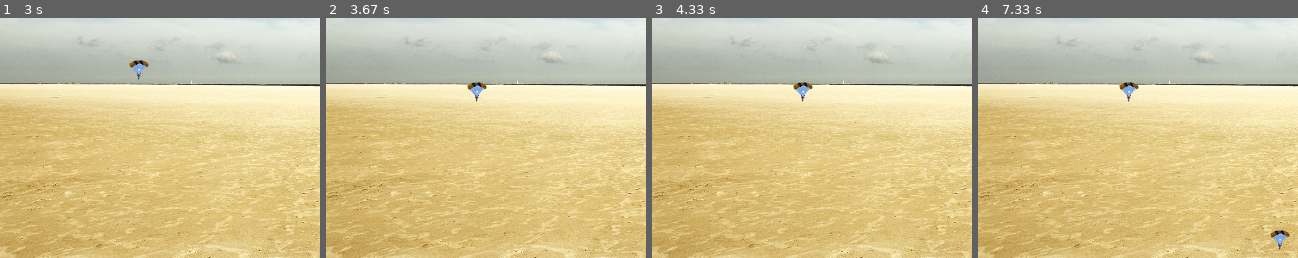
Above: before the commit, frames 1-4 (left to right).
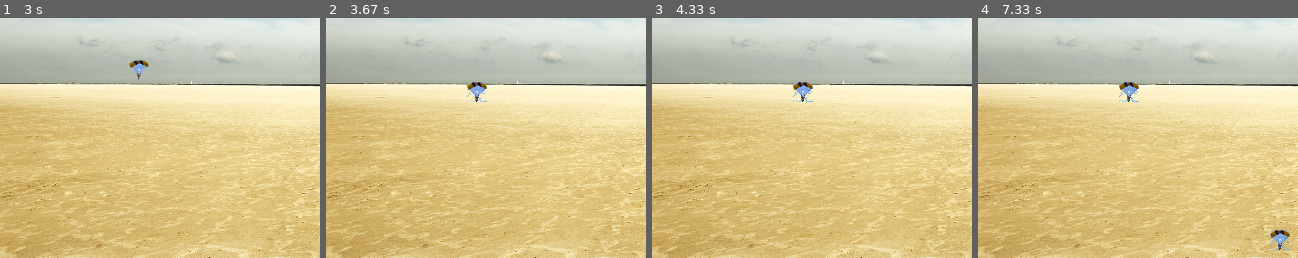
Above: after the commit, the same moments.

Repository: rodrigodub/Output
Game: pygame game, started from ProgramacaoDeJogos/Input04PJ04_c.py
Same seed, same stepped clock (60 frames per second), same inputs: the game is played once before the commit and once after it.
Inputs:
- Up to frame 1 (3 s): tap Space at 0.33 s; hold Right 0.67-1.13 s; hold Up 1.17-1.47 s; hold Right 1.5-1.97 s; hold Left 2-2.53 s; hold Down 2.57-2.87 s; hold Left from 2.9 s (still down)
- Up to frame 2 (3.67 s): release Left at 3.3 s; hold Up from 3.33 s (still down)
- Up to frame 3 (4.33 s): release Up at 3.7 s; hold Right from 3.73 s (still down)
- Up to frame 4 (7.33 s): release Right at 4.37 s; hold Down 4.4-4.77 s; hold Left 4.8-5.27 s; hold Right 5.3-5.77 s; hold Up 5.8-6.1 s; hold Right 6.13-6.6 s; tap Space at 6.2, 6.5, 6.7, 7, 7.27 s; hold Left 6.63-7.17 s; hold Down from 7.2 s (still down)
The pictures show only the part of the screen within x 30-80%, y 36-86%; the shares and areas given below are measured in that part.

Frame 1 is identical in both runs. In frame 2, less than 0.1% of the frame differs, in the area x 44-51%, y 26-35%; in frame 3, 0.1%; in frame 4, 0.3%, in the area x 44-98%, y 26-97%.

Commit message:
PJ4: redrawing all paratroopers
# v2.085
# 20171231

Diff:
--- a/ProgramacaoDeJogos/Input04PJ04_c.py
+++ b/ProgramacaoDeJogos/Input04PJ04_c.py
@@ -6,8 +6,8 @@
 # Usage:
 # > python3 Input04PJ04_c.py
 #
-# v2.084
-# 20171230
+# v2.085
+# 20171231
 #################################################
 __author__ = 'Rodrigo Nobrega'
 
@@ -165,8 +165,8 @@
         tnk.move()
         # move paratrooper
         prt.platoon[-1].move()
-        # blit paratrooper in new position
-        scr.area.blit(prt.platoon[-1].image, prt.platoon[-1].pos)
+        # blit paratroopers in new position
+        [scr.area.blit(i.image, i.pos) for i in prt.platoon]
         # blit tank in new position
         scr.area.blit(tnk.image, tnk.pos)
         # refresh display
@@ -175,7 +175,7 @@
 
 # main routine
 def main():
-    print('\n ::: Input 04 - Campo Minado :::\n')
+    print('\n ::: Input 04 - Campo Minado :::\n\n       Press [Q] to quit.\n')
     # start Pygame
     pygame.init()
     # start the display
